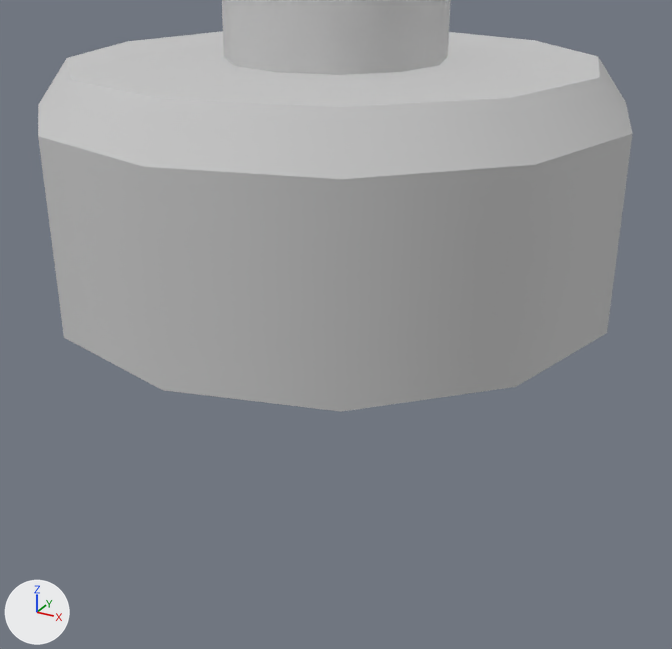
An edit to the FBX model Unity/Assets/3D/Traps/Spikes/Spikes.FBX, drawn before and after from the same camera.
The view is the same before and after, from a 50 mm camera at (0.063, -0.114, 0.05) aimed at (-0.001, 0.002, -0.008). The lights are fixed; the arrows at lower left show +X, +Y and +Z. Where no turn or scale is listed for an object, it has been applied to the vertices.

The scene before the commit, as lines of its bpy script (objects in view):
```python
me_mesh = bpy.data.meshes.new('Mesh')
me_mesh.from_pydata(...)  # 36 vertices, 58 faces; spans x -0.0407..0.0407, y -0.0407..0.0407, z 0.0..0.0323
me_mesh.materials.append(mat_spikes)  # its picture is missing
me_mesh_001 = bpy.data.meshes.new('Mesh.001')
me_mesh_001.from_pydata(...)  # 174 vertices, 306 faces; spans x -0.04..0.04, y -0.02..0.02, z 0.0..1.58
me_mesh_001.materials.append(mat_spikes)  # its picture is missing
ob_spike = bpy.data.objects.new('Spike', me_mesh_001)
ob_spike.location = (0.0, 0.0, 0.0)
ob_spikes_hole = bpy.data.objects.new('Spikes_Hole', me_mesh)
ob_spikes_hole.location = (0.0, 0.0, 0.0)
```
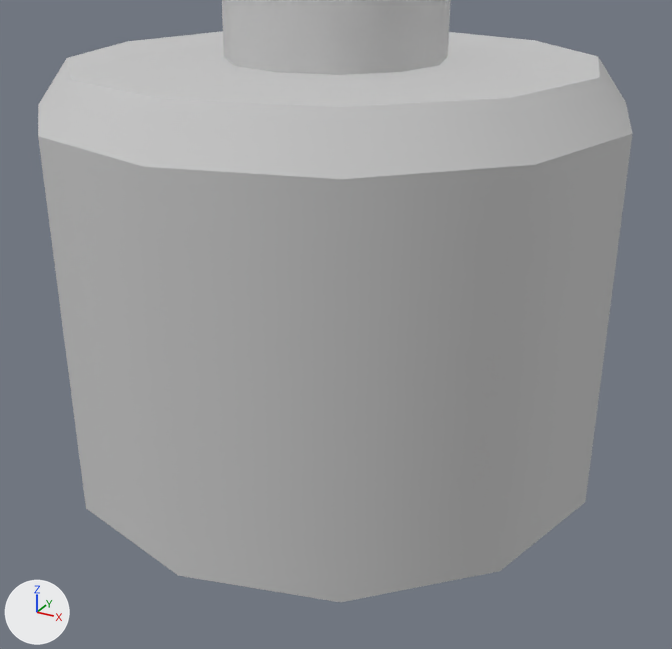
Commit message: spike base tweak

The change, as JSON lines over the scene's bpy script:
```json
{"block": "me_mesh", "where": "me_mesh.from_pydata(...)  # 36 vertices, 58 faces; spans x -0.0407..0.0407, y -0.0407..0.0407, z 0.0..0.0323"}
{"block": "me_mesh", "where": "# used by ob_spikes_hole; location = (0.0, 0.0, 0.0)"}
{"block": "me_mesh", "change": "me_mesh part 1: all 12 vertices in x -0.0407..0.0407, y -0.0407..0.0407, z 0.0 are moved by (0.0, 0.0, -0.0263)"}
```

What differs and where, as boxes [x1, y1, x2, y2] in the pictures (672 x 649 px; the box of a moved part takes in the faces that stretch with it):
```json
{"object": "Spikes_Hole", "change": "reshaped", "before": [38, 31, 633, 412], "after": [38, 31, 633, 602], "on screen": "50% taller"}
{"part": 1, "of": "me_mesh", "change": "moved or reshaped", "before": [64, 332, 607, 412], "after": [64, 332, 607, 602]}
```
